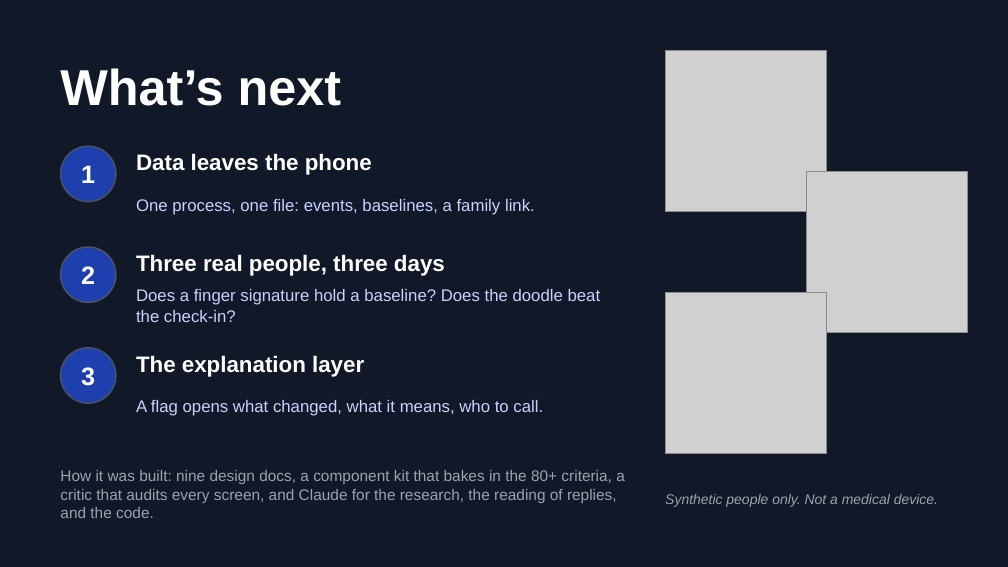
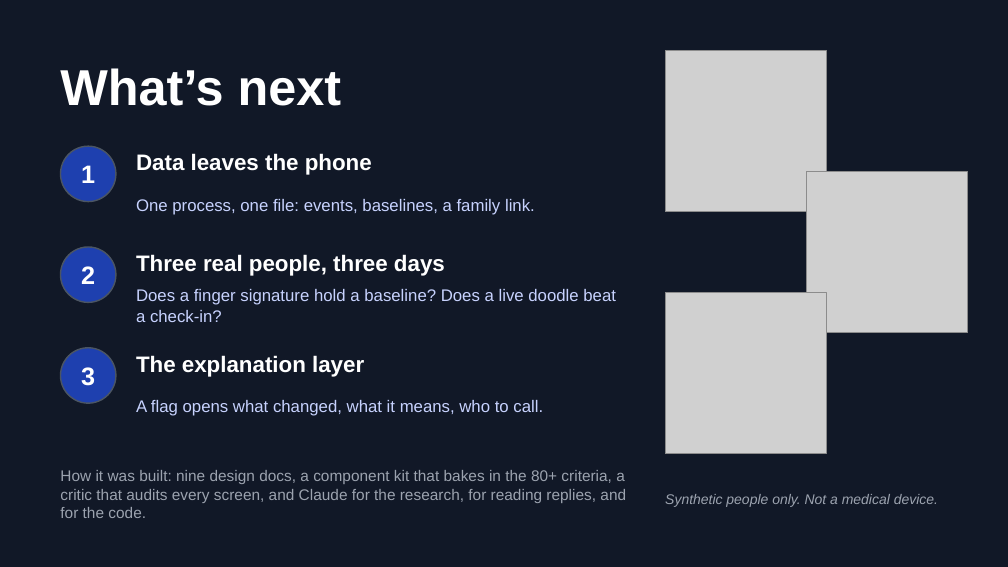
Before and after one commit to cpluntke/ernie, a slide deck: slide 8 of docs/talk/ernie-talk.pptx. Drawn at 1008x567 pixels with LibreOffice and Linux fonts; fonts in the diff are those of the drawing; grey boxes stand for pictures. Boxes give left, top, right and bottom in pixels: in the first picture for what was removed or moved away, otherwise in the second. Text is boxed around its words. In the diff, an @@ line names an element or a change of style, - is before the commit and + after.

```diff
--- a/docs/talk/ernie-talk.pptx
+++ b/docs/talk/ernie-talk.pptx
@@ text at (136,289,616,322): text changed @@
-Does a finger signature hold a baseline? Does the doodle beat the check-in?
+Does a finger signature hold a baseline? Does a live doodle beat a check-in?
@@ text at (60,470,626,518): text changed @@
-How it was built: nine design docs, a component kit that bakes in the 80+ criteria, a critic that audits every screen, and Claude for the research, the reading of replies, and the code.
+How it was built: nine design docs, a component kit that bakes in the 80+ criteria, a critic that audits every screen, and Claude for the research, for reading replies, and for the code.
```
Also in this commit, not shown: 6 other slides changed, 8 other files.
